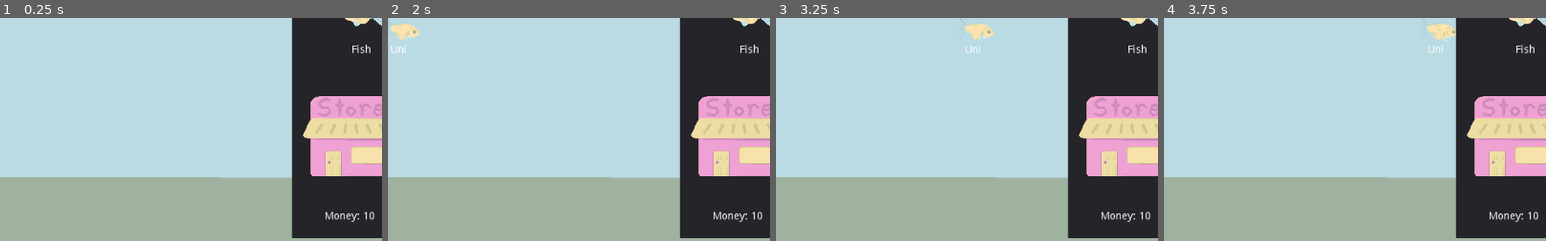
Above: before the commit, frames 1-4 (left to right).
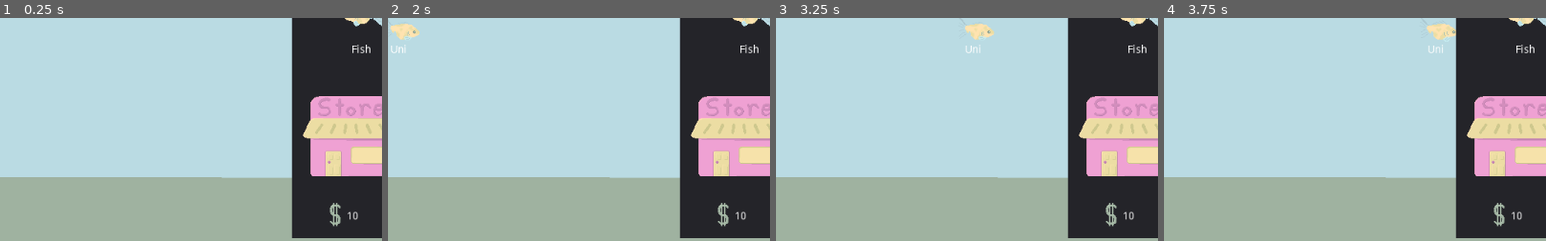
Above: after the commit, the same moments.

Repository: Struckdown/oohgamejam2020
Game: Godot game, scene res://Scenes/World.tscn
The game is run twice, just before and just after one commit, with the same random seed, the same clock (stepped at 60 frames per second) and the same inputs. The engine's default icon, where the game draws it, is replaced by a stand-in: a white triangle on a blue panel in a dark square.
Inputs:
- Up to frame 1 (0.25 s): no input
- Up to frame 2 (2 s): click "Feed" at 0.5 s; click "Sell" at 1.25 s
- Up to frame 3 (3.25 s): click "Fish" at 2 s; click "Feed" at 2.75 s
- Up to frame 4 (3.75 s): click "Sell" at 3.5 s
The pictures show only the part of the screen within x 47-97%, y 50-100%; the shares and areas given below are measured in that part.

The runs differ from the first frame. In frame 1, 0.4% of the frame differs, in the area x 85-98%, y 82-94%; in frame 2, 0.4%; in frame 3, 0.4%; in frame 4, 0.4%.

Commit message:
Updated the pellet graphic, and money icon in UI

Diff:
--- a/src/Scenes/Pellet.tscn
+++ b/src/Scenes/Pellet.tscn
@@ -1,18 +1,18 @@
 [gd_scene load_steps=5 format=2]
 
-[ext_resource path="res://icon.png" type="Texture" id=1]
+[ext_resource path="res://Art/pellets/small pellets.png" type="Texture" id=1]
 [ext_resource path="res://Scripts/Pellet.gd" type="Script" id=2]
 [ext_resource path="res://Audio/normalpellets.wav" type="AudioStream" id=3]
 
 [sub_resource type="RectangleShape2D" id=1]
-extents = Vector2( 12.1429, 3.72604 )
+extents = Vector2( 4.17081, 4.13102 )
 
 [node name="Pellet" type="Node2D"]
 script = ExtResource( 2 )
 
 [node name="Sprite" type="Sprite" parent="."]
-scale = Vector2( 0.375, 0.115 )
 texture = ExtResource( 1 )
+hframes = 6
 
 [node name="Pellet" type="Area2D" parent="."]
 
--- a/src/Scenes/StoreUI.tscn
+++ b/src/Scenes/StoreUI.tscn
@@ -6,6 +6,7 @@
 [ext_resource path="res://Art/HUD Elements/Sell Fish.png" type="Texture" id=4]
 [ext_resource path="res://Art/HUD Elements/More Fish.png" type="Texture" id=5]
 [ext_resource path="res://Audio/button.wav" type="AudioStream" id=6]
+[ext_resource path="res://Art/HUD Elements/money.png" type="Texture" id=7]
 
 [sub_resource type="ImageTexture" id=1]
 
@@ -101,10 +102,10 @@
 [node name="Currency" type="Label" parent="Panel"]
 anchor_right = 1.0
 anchor_bottom = 1.0
+margin_left = 73.0
 margin_top = 560.0
-margin_bottom = -20.0
-text = "Money: 50"
-align = 1
+margin_bottom = -21.9999
+text = "50"
 __meta__ = {
 "_edit_use_anchors_": false
 }
@@ -116,6 +117,16 @@
 margin_bottom = 523.295
 texture = ExtResource( 1 )
 
+[node name="MoneyIcon" type="TextureRect" parent="Panel"]
+margin_left = 50.6938
+margin_top = 549.154
+margin_right = 64.6938
+margin_bottom = 580.154
+texture = ExtResource( 7 )
+__meta__ = {
+"_edit_use_anchors_": false
+}
+
 [node name="AudioStreamPlayer" type="AudioStreamPlayer" parent="."]
 stream = ExtResource( 6 )
 [connection signal="pressed" from="Panel/FeedButton" to="." method="_on_FeedButton_pressed"]
--- a/src/Scripts/Pellet.gd
+++ b/src/Scripts/Pellet.gd
@@ -6,6 +6,8 @@
 # Called when the node enters the scene tree for the first time.
 func _ready():
 	$AudioStreamPlayer2D.play(0)
+	$Sprite.frame = randi() % 6
+
 
 
 # Called every frame. 'delta' is the elapsed time since the previous frame.
--- a/src/Scripts/StoreUI.gd
+++ b/src/Scripts/StoreUI.gd
@@ -15,7 +15,7 @@
 #	pass
 
 func updateUI():
-	$Panel/Currency.text = "Money: " + str(GameManager.currency)
+	$Panel/Currency.text = str(GameManager.currency)
 
 
 func _on_FeedButton_pressed():
--- a/src/project.godot
+++ b/src/project.godot
@@ -17,7 +17,7 @@
 
 config/name="oohgamejam2020"
 run/main_scene="res://Scenes/World.tscn"
-config/icon="res://icon.png"
+config/icon="res://Art/Maybe Icon/icon.png"
 
 [autoload]
 
Not shown: 1 places in src/Scenes/StoreUI.tscn that only renumber resources
